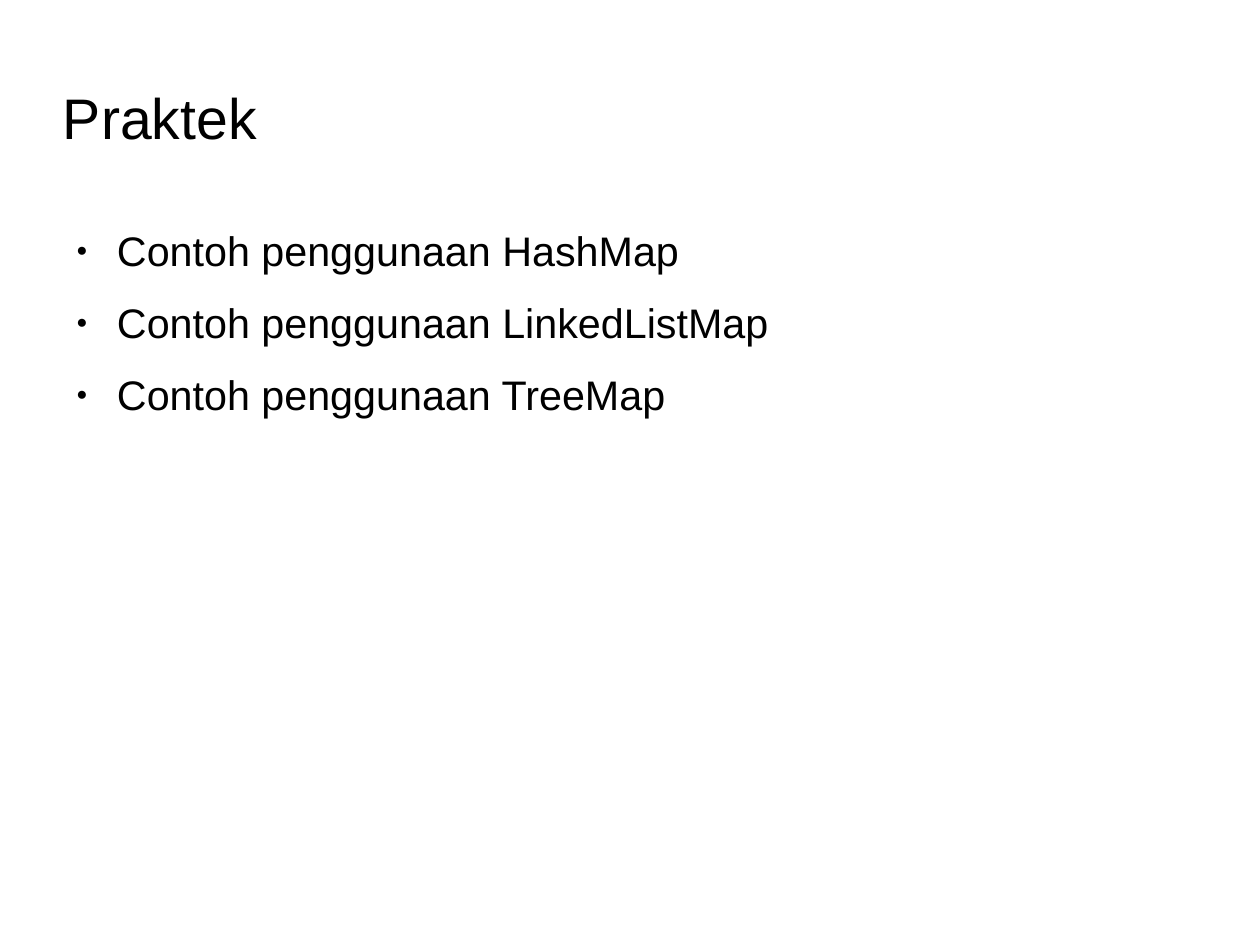
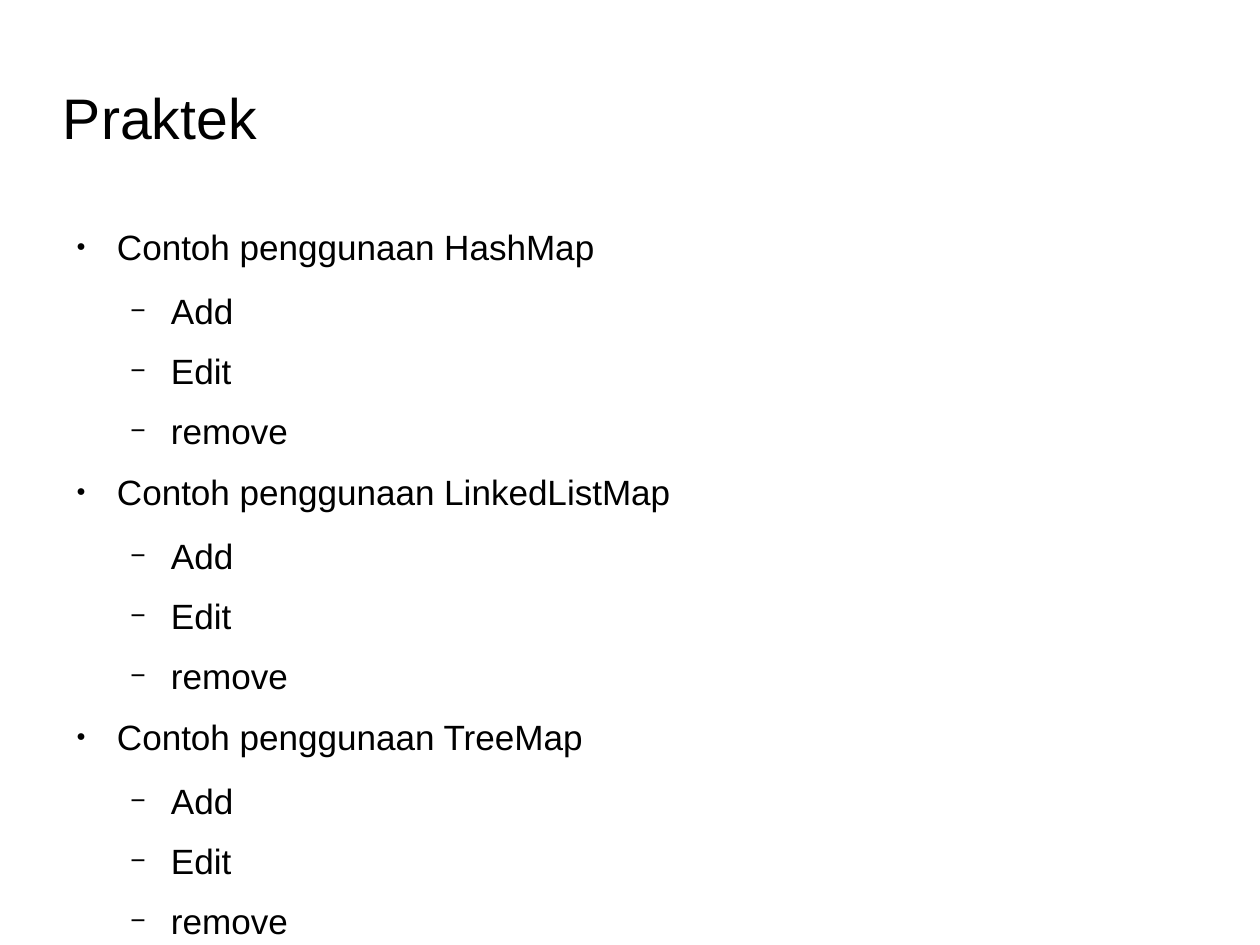
Before and after one commit to Dickyfathur7/pemrograman-komputer-2, a slide deck: slide 9 of 01-collection/slide-collection.odp. Drawn at 1260x945 pixels with LibreOffice and Linux fonts; fonts in the diff are those of the drawing; background and template pictures are left out. Boxes give left, top, right and bottom in pixels: in the first picture for what was removed or moved away, otherwise in the second. Text is boxed around its words. In the diff, an @@ line names an element or a change of style, - is before the commit and + after.

Commit message:
finishing content, contoh kode

```diff
--- a/01-collection/slide-collection.odp
+++ b/01-collection/slide-collection.odp
@@ text at (x1=117, y1=234, x2=670, y2=756): size 26 to 22.1 pt in "Contoh penggunaan HashMap", "Contoh penggunaan LinkedListMap", "Contoh penggunaan TreeMap" @@
@@ text at (x1=171, y1=298, x2=288, y2=445): paragraphs added @@
+  − Add
+  − Edit
+  − remove
@@ text at (x1=171, y1=543, x2=288, y2=690): paragraphs added @@
+  − Add
+  − Edit
+  − remove
@@ text at (x1=171, y1=788, x2=288, y2=935): paragraphs added @@
+  − Add
+  − Edit
+  − remove
```
Also in this commit, not shown: 3 other slides changed, 17 other files.
